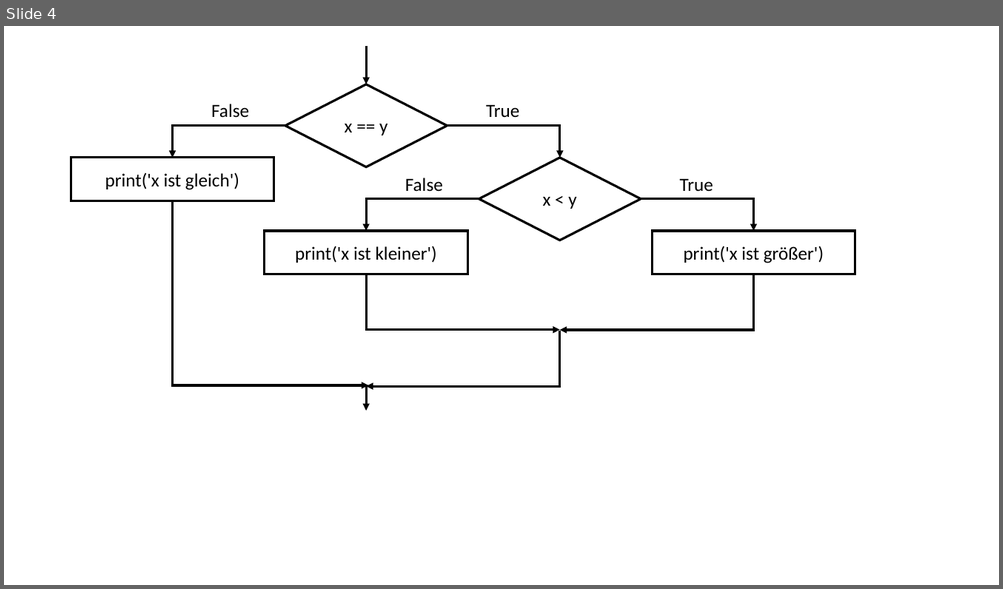
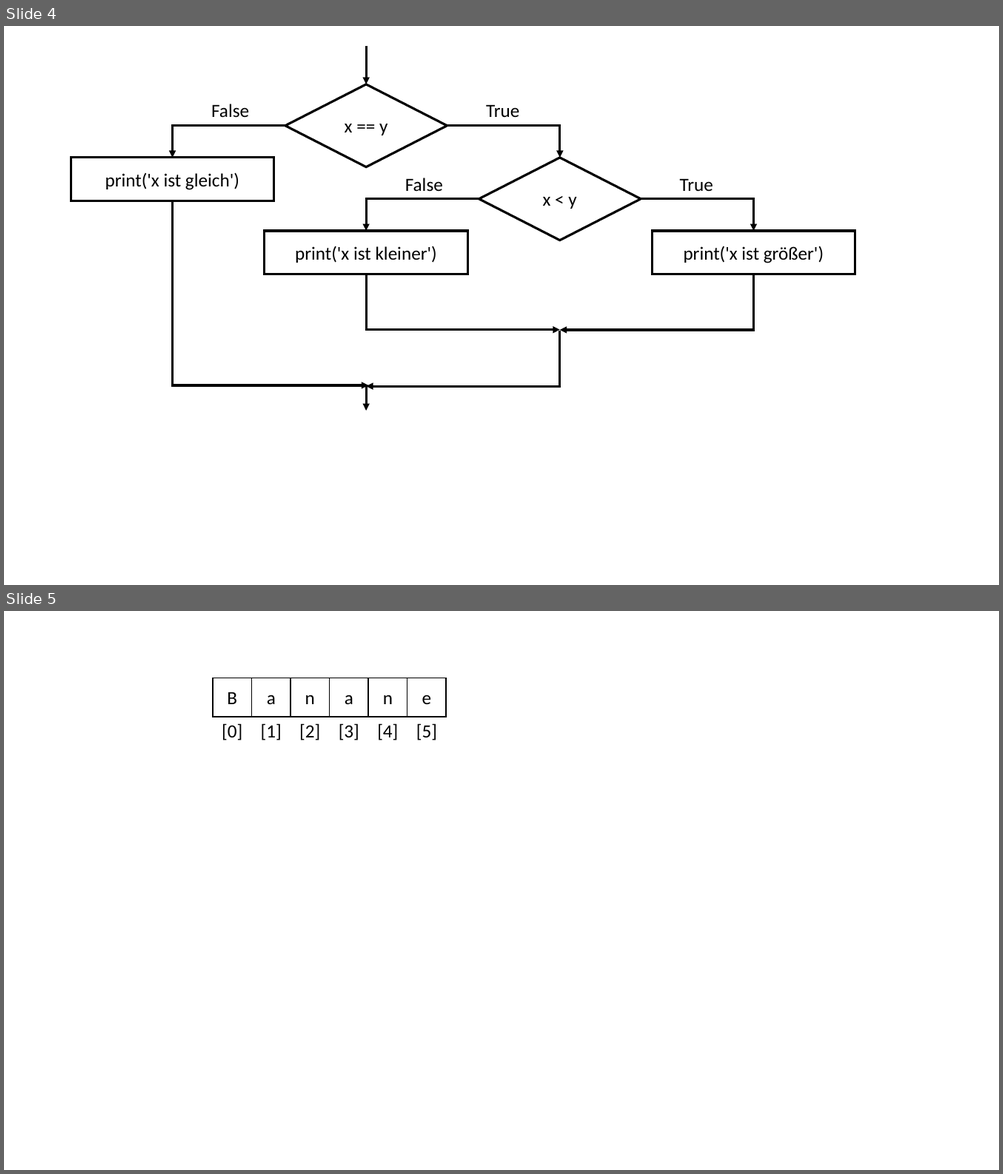
Before and after one commit to fhswf/py4e, a slide deck: images/de/images.pptx. Shown one above the other, each under a label of ours: slide 4 before the commit, slides 4 and 5 after it. The pictures are 1003x589 and 1003x1174 pixels, drawn with LibreOffice and Linux fonts; fonts in the diff are those of the drawing. Boxes give left, top, right and bottom in pixels: in the first picture for what was removed or moved away, otherwise in the second. Text is boxed around its words. In the diff, an @@ line names an element or a change of style, - is before the commit and + after.

```diff
--- a/images/de/images.pptx
+++ b/images/de/images.pptx
@@ slide 5 added at (x1=4, y1=611, x2=999, y2=1170), background #FFFFFF @@
@@ rectangle added at (x1=213, y1=678, x2=252, y2=717), outline #000000 1 pt, 18 pt, text #000000 @@
+B
@@ rectangle added at (x1=252, y1=678, x2=290, y2=717), outline #000000 1 pt, 18 pt, text #000000 @@
+a
@@ rectangle added at (x1=290, y1=678, x2=330, y2=717), outline #000000 1 pt, 18 pt, text #000000 @@
+n
@@ rectangle added at (x1=330, y1=678, x2=368, y2=717), outline #000000 1 pt, 18 pt, text #000000 @@
+a
@@ rectangle added at (x1=368, y1=678, x2=407, y2=717), outline #000000 1 pt, 18 pt, text #000000 @@
+n
@@ rectangle added at (x1=407, y1=678, x2=446, y2=717), outline #000000 1 pt, 18 pt, text #000000 @@
+e
@@ text added at (x1=222, y1=723, x2=242, y2=741), 18 pt, text #000000 @@
+[0]
@@ text added at (x1=261, y1=723, x2=282, y2=741), 18 pt, text #000000 @@
+[1]
@@ text added at (x1=299, y1=723, x2=320, y2=741), 18 pt, text #000000 @@
+[2]
@@ text added at (x1=338, y1=723, x2=359, y2=741), 18 pt, text #000000 @@
+[3]
@@ text added at (x1=377, y1=723, x2=398, y2=741), 18 pt, text #000000 @@
+[4]
@@ text added at (x1=416, y1=723, x2=437, y2=741), 18 pt, text #000000 @@
+[5]
```
Also in this commit, not shown: 2 other slides added, 3 other files.
